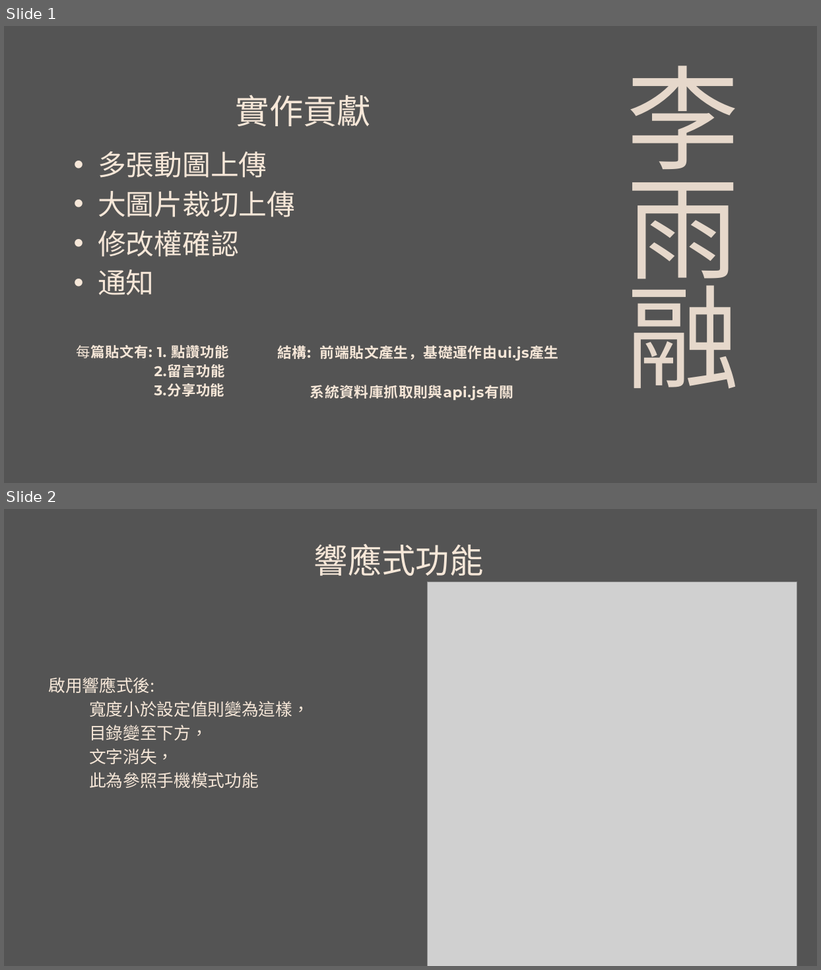
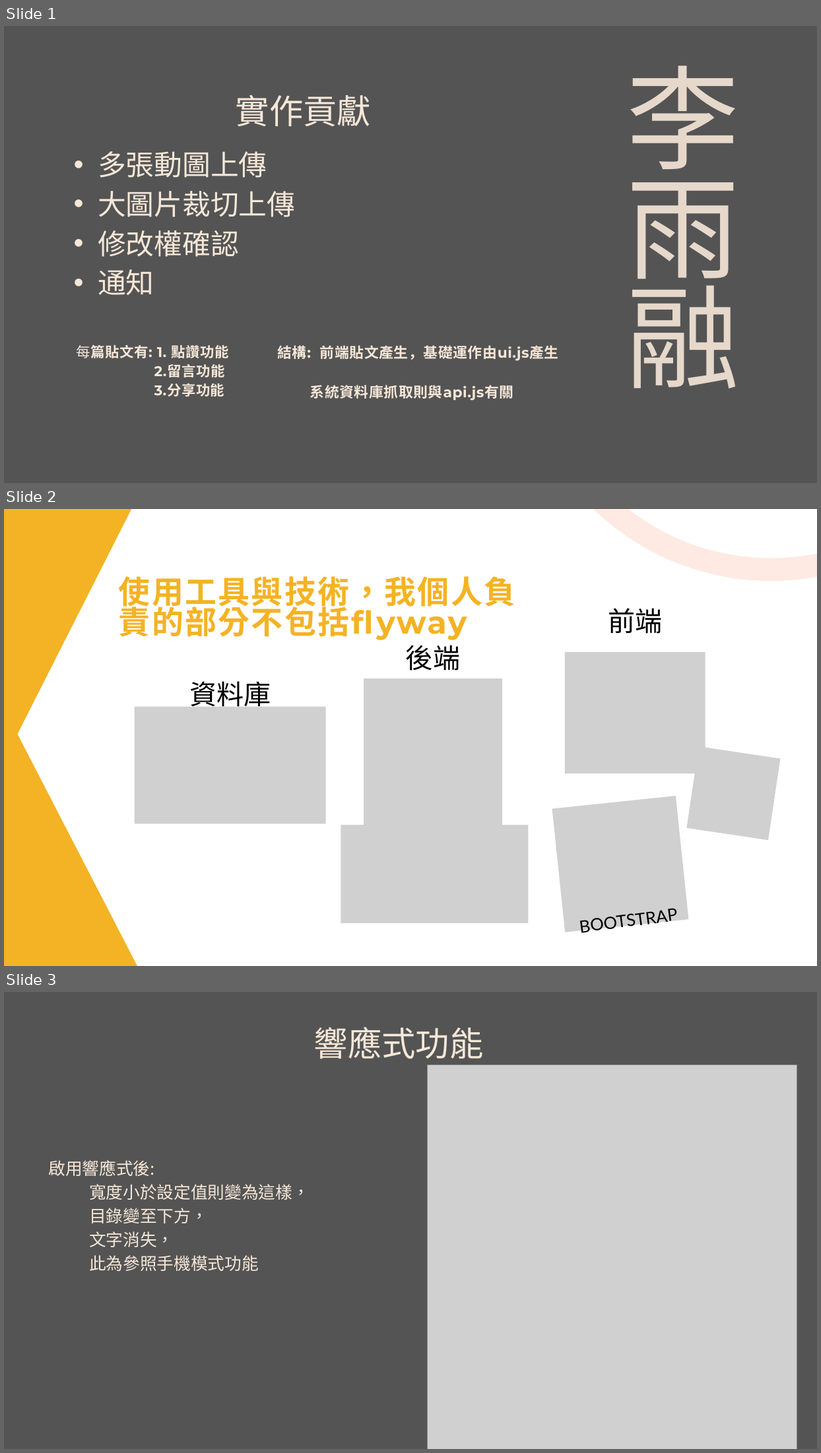
Before and after one commit to liyurong0619/Interflows_allin, a slide deck: Interflow個人.pptx. Shown one above the other, each under a label of ours: slides 1 and 2 before the commit, slides 1, 2 and 3 after it. The pictures are 821x970 and 821x1453 pixels, drawn with LibreOffice and Linux fonts; fonts in the diff are those of the drawing; grey boxes stand for pictures. Boxes give left, top, right and bottom in pixels: in the first picture for what was removed or moved away, otherwise in the second. Text is boxed around its words. In the diff, an @@ line names an element or a change of style, - is before the commit and + after.

```diff
--- a/Interflow個人.pptx
+++ b/Interflow個人.pptx
@@ slide 2 added at <box>4,509,817,966</box>, background #FFFFFF @@
@@ freeform shape added at <box>4,509,261,933</box>, fill #F4B324 @@
@@ freeform shape added at <box>527,509,817,570</box>, outline #FD6220 40.5 pt @@
@@ text added at <box>119,576,516,637</box>, 56 pt, text #F4B324, bold @@
+使用工具與技術，我個人負責的部分不包括flyway
@@ text added at <box>608,608,662,634</box>, 48 pt, text #000000 @@
+前端
@@ text added at <box>406,645,460,671</box>, 48 pt, text #000000 @@
+後端
@@ freeform shape added at <box>4,650,192,966</box>, fill #F4B324 @@
@@ picture added at <box>565,652,706,774</box> @@
@@ text added at <box>189,681,271,712</box>, 48 pt, text #000000 @@
+資料庫
@@ picture added at <box>364,679,502,846</box> @@
@@ picture added at <box>135,706,326,824</box> @@
@@ picture added at <box>686,747,780,840</box> @@
@@ picture added at <box>552,796,688,933</box> @@
@@ picture added at <box>341,825,529,923</box> @@
@@ text added at <box>570,899,686,936</box>, 30 pt, text #000000 @@
+BOOTSTRAP
@@ what was slide 2 is now slide 3 @@
```
